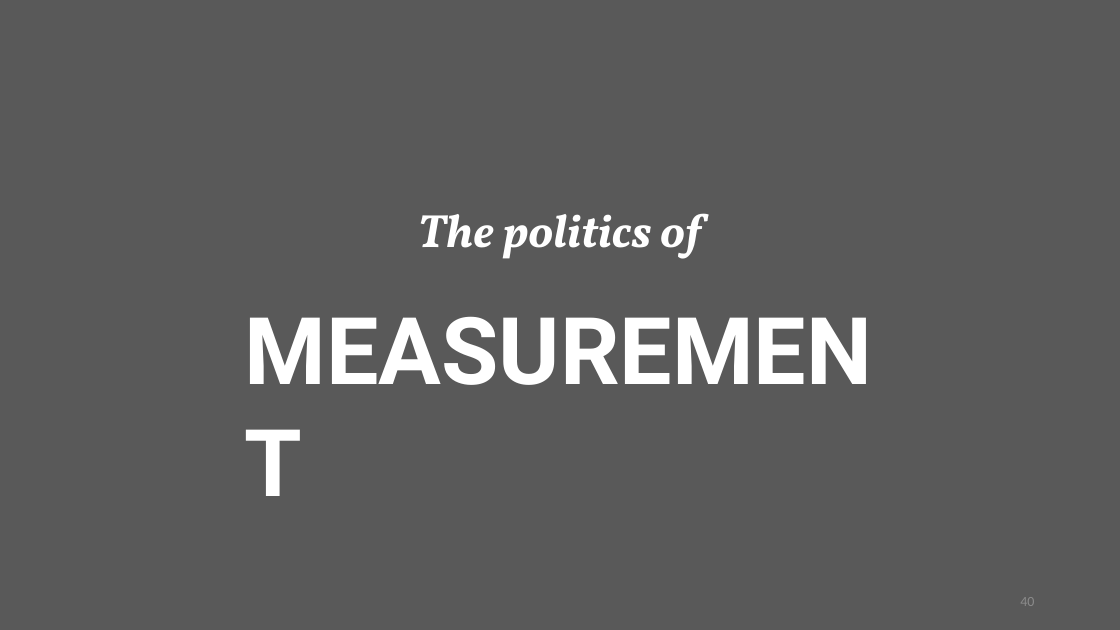
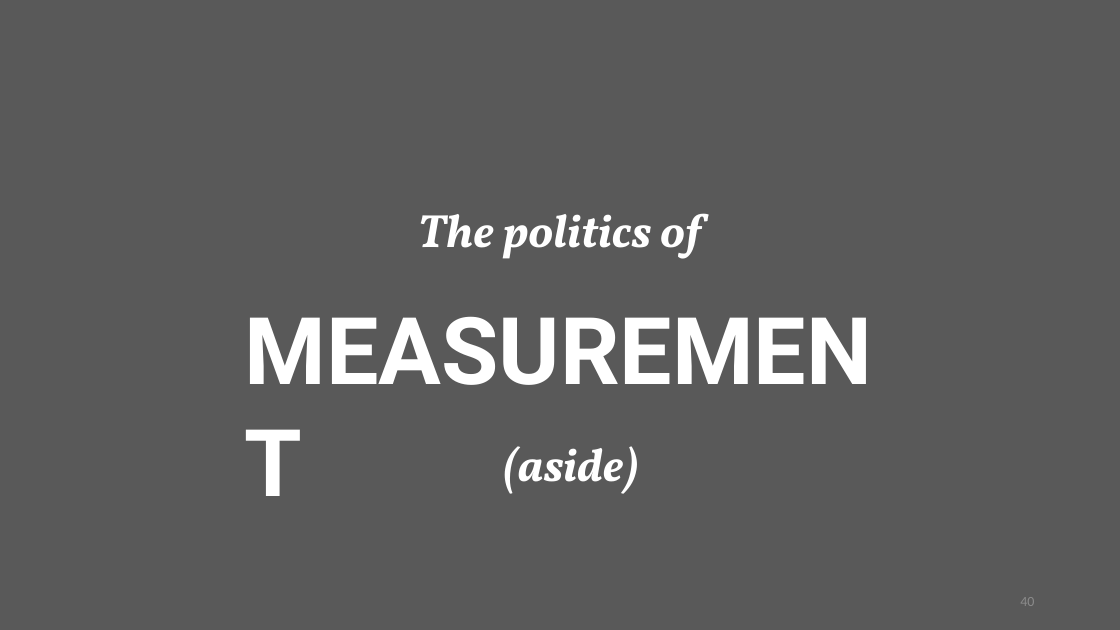
Before and after one commit to DS4PS/cpp-529-master, a slide deck: slide 40 of lectures/p-01-measurement.pptx. Drawn at 1120x630 pixels with LibreOffice and Linux fonts; fonts in the diff are those of the drawing. Boxes give left, top, right and bottom in pixels: in the first picture for what was removed or moved away, otherwise in the second. Text is boxed around its words. In the diff, an @@ line names an element or a change of style, - is before the commit and + after.

```diff
--- a/lectures/p-01-measurement.pptx
+++ b/lectures/p-01-measurement.pptx
@@ text added at [503,446,639,494], 40 pt, text #FFFFFF, bold, italic @@
+(aside)
```
Also in this commit, not shown: 5 other slides changed, 1 slide added, 1 slide removed, 2 other files.
